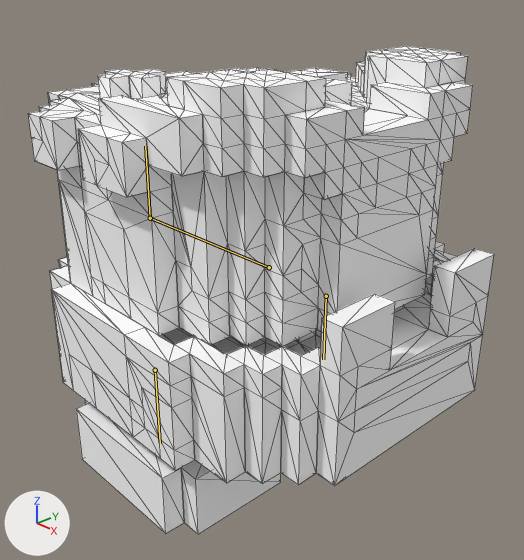
The Blender file src/galois/data/npcs/mossy_mucker_animations.blend, before and after one commit.
Before and after are seen from a 50 mm lens placed at (1.232, -1.129, 1.148), pointed at (0.055, -0.029, 0.428). Lighting does not change. The marker at lower left points along +X, +Y and +Z. The picture after the commit comes second. The bones that bend it are drawn over the model as lines. Mesh edges are drawn as thin lines.

In view in the first picture: 'Body', 'Head', 'R_Leg'.
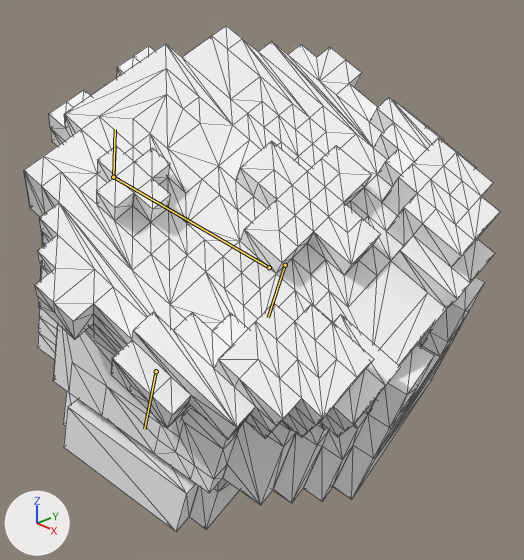
The newer file adds an action. The first version stands in its rest pose; the second is drawn at frame 5 of the action 'HitReact'.

The change, as a list of edits to the scene's bpy script:
```text
Change bone_body:
    where bone_body = bpy.data.objects['Armature'].pose.bones['Body']
    bone_body.rotation_quaternion: (1.0, 0.0, 0.0, 0.0) -> (0.976, -0.138, -0.024, 0.168)  # degrees (0, 0, 0) -> degrees (-16, 0, 19)
Change bone_head:
    where bone_head = bpy.data.objects['Armature'].pose.bones['Head']  # child of 'Body'
    bone_head.rotation_quaternion: (1.0, 0.0, 0.0, 0.0) -> (0.974, 0.187, -0.024, -0.122)  # degrees (0, 0, 0) -> degrees (22, 0, -14)
```

Pixel boxes [x1, y1, x2, y2] of what changed, in the pictures (524 x 560 px):
'Head', posed (7% wider, 38% taller): before [28, 46, 473, 346]; after [24, 25, 500, 440]
'Body', posed: before [50, 241, 494, 486]; after [38, 240, 485, 505]
'R_Leg', posed: before [76, 399, 281, 535]; after [64, 391, 239, 531]
bone 'Body', root to tip: before (269, 267) to (150, 218); after (269, 267) to (113, 177)
bone 'Head', root to tip: before (150, 218) to (145, 146); after (113, 177) to (115, 129)
